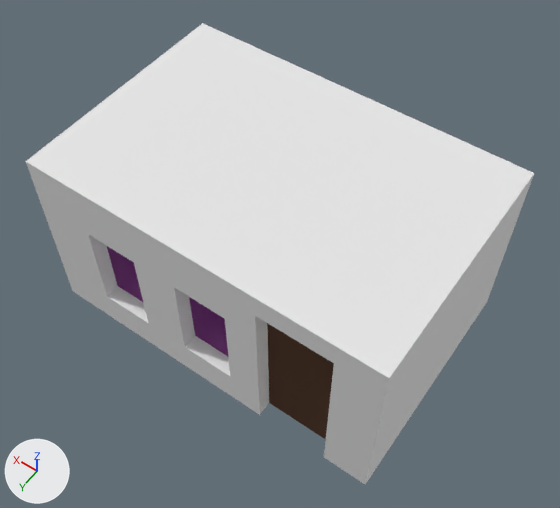
Before and after pictures for a commit that changed the glTF model Assets/Buildings/TempBlockout/medrect_bot_1.glb.
Camera for both pictures: a 50 mm camera at (-5.66, 7.87, 13.9) aimed at (-0.16, 0.18, 1.81). The axes (+X, +Y, +Z) are drawn at lower left. The lights are the same throughout. Vertices at the same position are counted once.

Before the edit, the objects in view are built like this:
```python
me_cube_048 = bpy.data.meshes.new('Cube.048')
me_cube_048.from_pydata(...)  # 64 vertices, 124 faces; spans x -3.75..3.75, y -2.5..2.5, z 0.0..4.0
# faces by material slot: [114, 8, 2]
me_cube_048.materials.append(mat_textured_limestone_brick_012)
me_cube_048.materials.append(mat_glass_005)  # purple #7a0081
me_cube_048.materials.append(mat_wood_001)  # brown #523119
ob_medrect_bot_1 = bpy.data.objects.new('medrect_bot_1', me_cube_048)
ob_medrect_bot_1.location = (0.0, 0.0, 0.0)
```
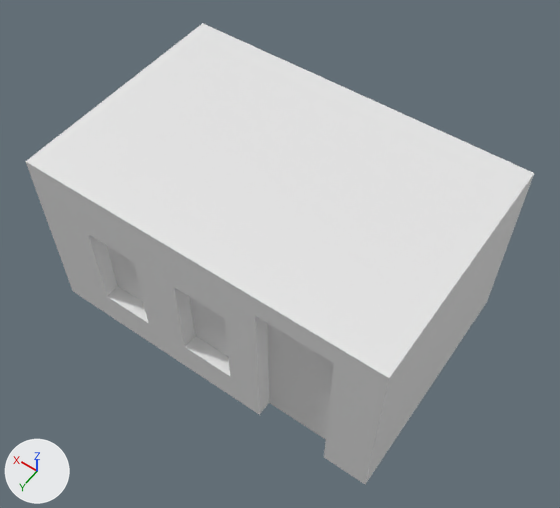
Location of each change, (x1, y1, x2, y2) in pixels of the pictures (560 x 508 px):
part 1 of me_cube_048, recoloured
    both: (26, 23, 534, 484)
part 2 of me_cube_048, recoloured (purple to grey)
    both: (107, 246, 228, 356)
part 3 of me_cube_048, recoloured (brown to grey)
    both: (267, 323, 334, 439)

The change, as a list of edits to the scene's bpy script:
```text
Change me_cube_048:
    where me_cube_048.from_pydata(...)  # 64 vertices, 124 faces; spans x -3.75..3.75, y -2.5..2.5, z 0.0..4.0
    used by ob_medrect_bot_1; location = (0.0, 0.0, 0.0)
    me_cube_048 part 1: all 114 faces that had it switch from mat_textured_limestone_brick_012 to no material
    me_cube_048 part 2: all 8 faces that had it switch from mat_glass_005 (purple #7a0081) to no material
    me_cube_048 part 3: all 2 faces that had it switch from mat_wood_001 (brown #523119) to no material
```
